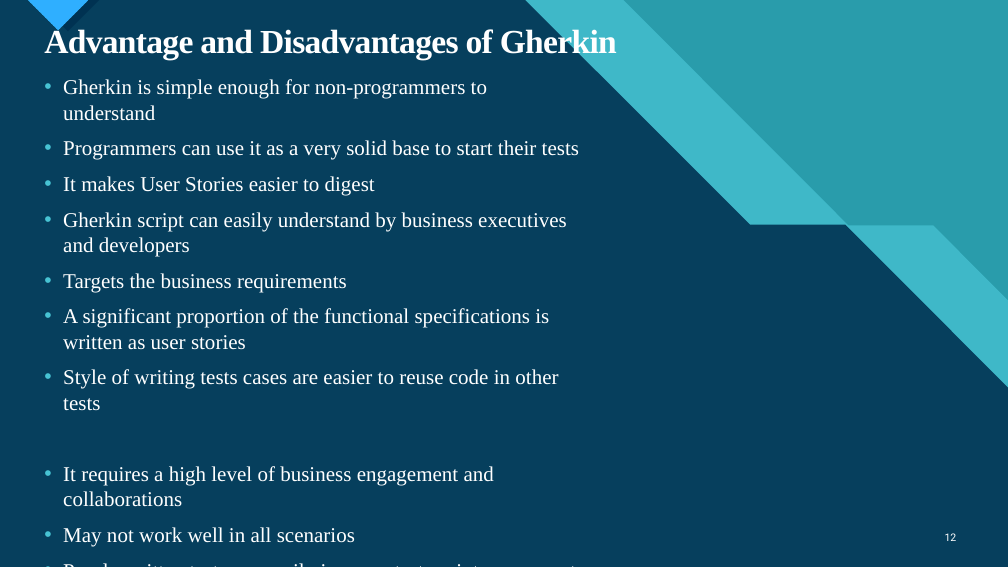
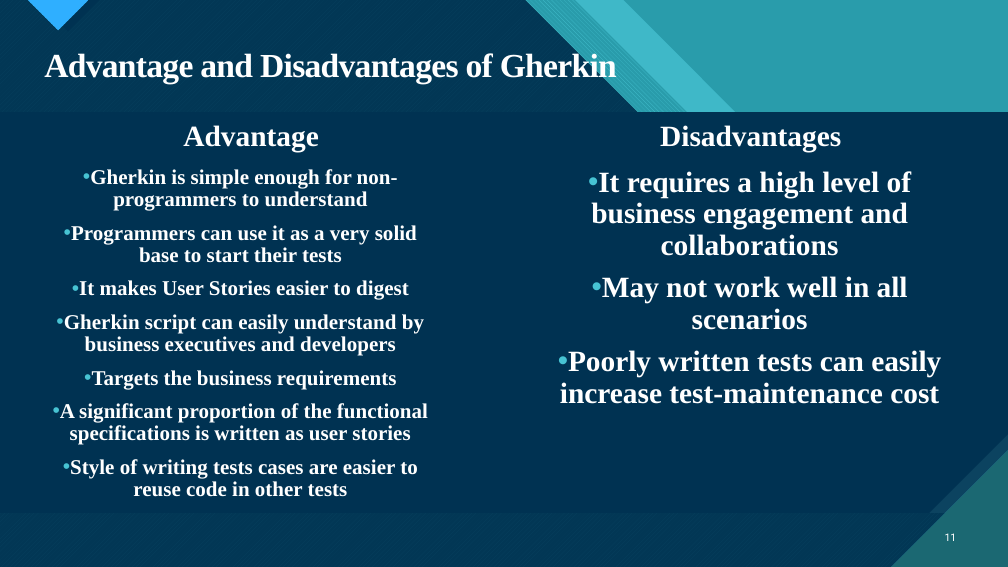
Before and after one commit to ngohungphuc/Presentation, a slide deck: slide 11 of Selenium/Specflow/Web Automation Test with Specflow.pptx (slide 12 before the commit). Drawn at 1008x567 pixels with LibreOffice and Linux fonts; fonts in the diff are those of the drawing. Boxes give left, top, right and bottom in pixels: in the first picture for what was removed or moved away, otherwise in the second. Text is boxed around its words. In the diff, an @@ line names an element or a change of style, - is before the commit and + after.

Commit message:
update

```diff
--- a/Selenium/Specflow/Web Automation Test with Specflow.pptx
+++ b/Selenium/Specflow/Web Automation Test with Specflow.pptx
@@ freeform shape added at <box>0,0,1008,567</box>, fill pattern #47C3D3 on #1B6872 @@
@@ freeform shape added at <box>50,0,1008,567</box>, fill pattern #47C3D3 on #299CAB @@
@@ title "Advantage and Disadvantages of Gherkin": place and size @@
-title "Advantage and Disadvantages of Gherkin" at <box>44,27,617,60</box>
+title "Advantage and Disadvantages of Gherkin" at <box>44,51,617,84</box>
@@ snip rect added at <box>0,112,1008,513</box>, fill pattern #0C4360 on #1B6872 @@
@@ text added at <box>183,125,318,152</box>, 28 pt, text #FFFFFF, bold @@
+Advantage
@@ text added at <box>660,125,841,152</box>, 28 pt, text #FFFFFF, bold @@
+Disadvantages
@@ text "Gherkin is simple enough for ...": place and size @@
-text "Gherkin is simple enough for ..." at <box>63,79,579,547</box>
+text "Gherkin is simple enough for ..." at <box>60,169,428,497</box>
@@ text "Gherkin is simple enough for ..." at <box>60,169,428,497</box>: line spacing 1 to 0.9 @@
@@ text added at <box>560,171,941,404</box>, 28 pt, text #FFFFFF @@
+• It requires a high level of business engagement and collaborations
+• May not work well in all scenarios
+• Poorly written tests can easily increase test-maintenance cost
@@ text at <box>63,466,494,547</box>: paragraphs removed @@
-• It requires a high level of business engagement and collaborations
-• May not work well in all scenarios
-• Poorly written tests can easily increase test-maintenance cost
@@ freeform shape added at <box>892,451,1008,567</box>, fill pattern #1B6872 on #47C3D3 @@
@@ page number at <box>945,533,957,541</box>: text changed @@
-12
+11
```
Also in this commit, not shown: 12 other slides changed, 2 slides added, 3 slides removed.
